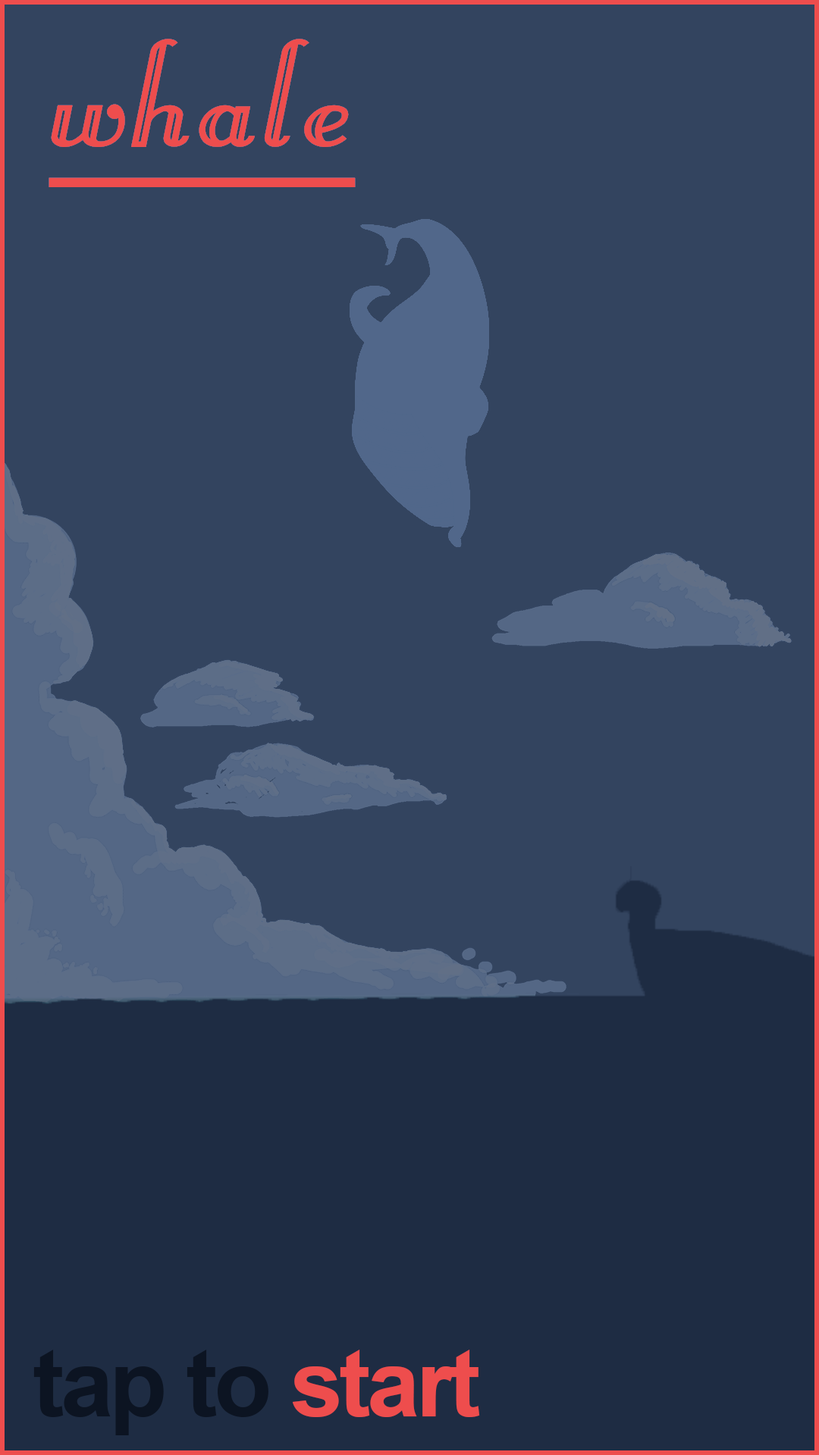
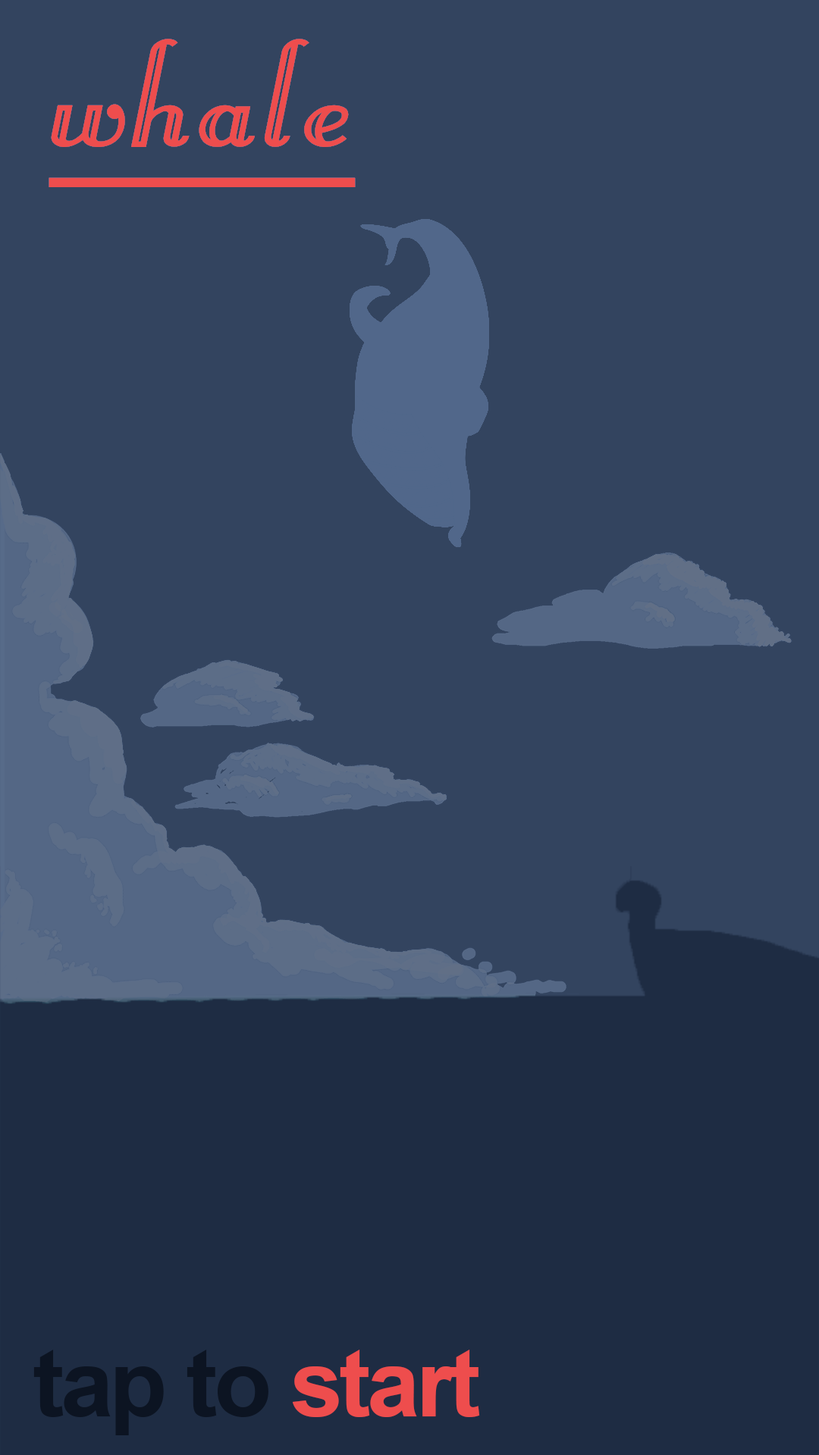
Layers edited between the first and the second (819, 1455) image:
hid "Border" over bbox(0, 0, 819, 1455)
painted on "Clouds" over bbox(0, 0, 819, 795)
